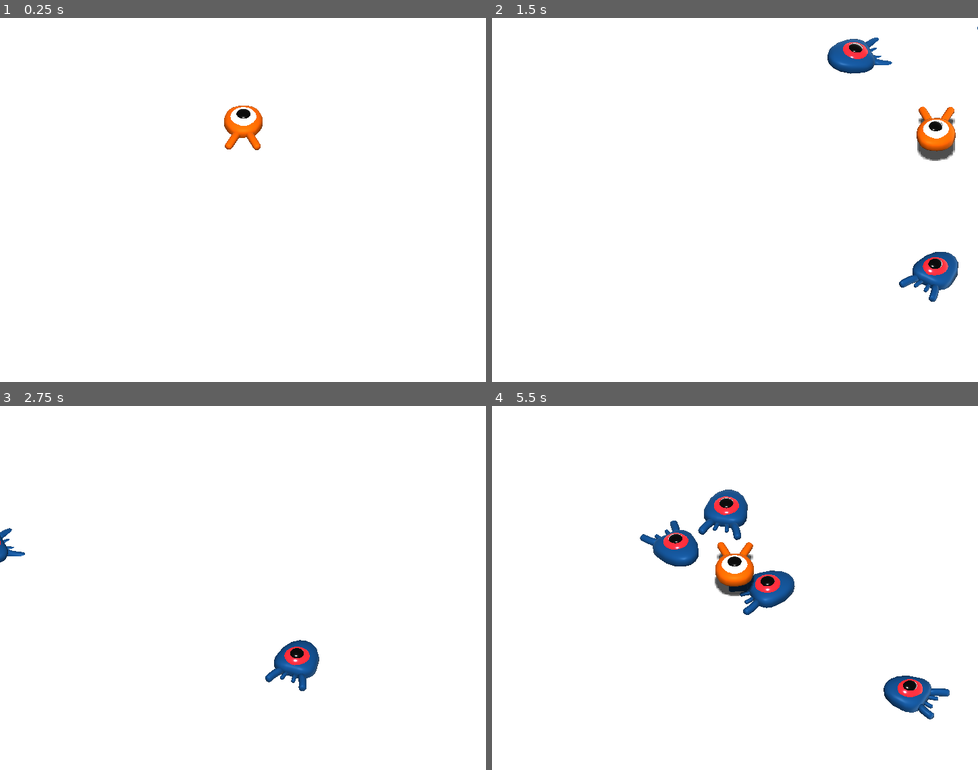
Above: before the commit, frames 1-4 (two rows, left to right).
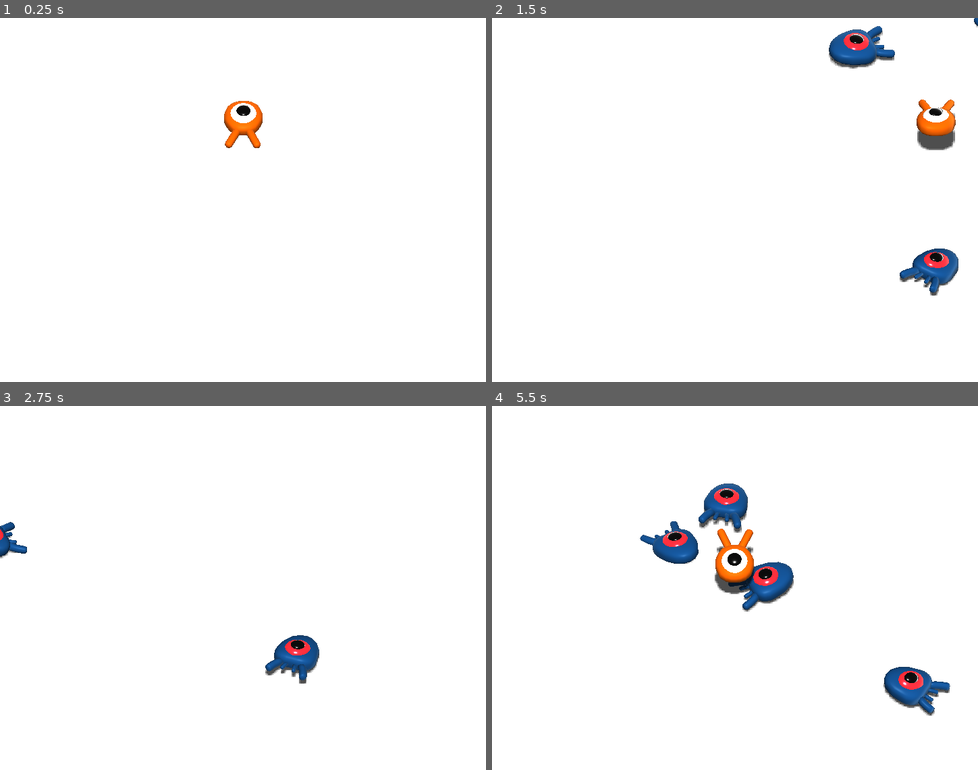
Above: after the commit, the same moments.

Repository: brunolucena/godot-squash-the-creeps-3d
Game: Godot game, scene res://Main.tscn
Two runs of this game, one before a commit and one after it. Both use one fixed random seed, a clock stepped at 60 frames per second and the inputs below.
Inputs:
- Up to frame 1 (0.25 s): no input
- Up to frame 2 (1.5 s): tap Enter (ui_accept) at 0.5 s; hold Right (move_right) 0.53-1.28 s; tap Space (jump) at 0.6, 0.77, 1.07, 1.35 s; hold S (move_back) from 1.28 s (still down)
- Up to frame 3 (2.75 s): tap Space (jump) at 1.52, 1.82, 2.1 s; release S (move_back) at 2.03 s; hold Right (move_right) from 2.03 s (still down)
- Up to frame 4 (5.5 s): release Right (move_right) at 2.78 s; hold W (move_forward) 2.78-3.53 s; tap Space (jump) at 2.85, 3.02, 3.32, 3.6, 3.77, 4.07, 4.35, 4.52, 4.82, 5.1 s; hold Left (move_left) 3.53-5.03 s; hold S (move_back) from 5.03 s (still down)

The runs differ from the first frame. In frame 1, 0.4% of the frame differs, in the area x 46-55%, y 22-37%; in frame 2, 3.0%; in frame 3, 1.2%; in frame 4, 3.9%, in the area x 30-95%, y 21-87%.

Commit message:
Player and Mob, add animations

Diff:
--- a/Mob.gd
+++ b/Mob.gd
@@ -27,7 +27,7 @@
 	velocity = Vector3.FORWARD * random_speed
 	# We then rotate the vector based on the mob's Y rotation to move in the direction it's looking
 	velocity = velocity.rotated(Vector3.UP, rotation.y)
-
+	$AnimationPlayer.playback_speed = random_speed / min_speed
 
 func _on_VisibilityNotifier_screen_exited():
 	queue_free()
--- a/Mob.tscn
+++ b/Mob.tscn
@@ -1,10 +1,39 @@
-[gd_scene load_steps=4 format=2]
+[gd_scene load_steps=5 format=2]
 
 [ext_resource path="res://art/mob.glb" type="PackedScene" id=1]
 [ext_resource path="res://Mob.gd" type="Script" id=2]
 
 [sub_resource type="BoxShape" id=1]
 extents = Vector3( 0.76005, 0.579981, 0.925575 )
+
+[sub_resource type="Animation" id=4]
+resource_name = "float"
+length = 1.2
+loop = true
+tracks/0/type = "value"
+tracks/0/path = NodePath("Pivot/Character:translation")
+tracks/0/interp = 1
+tracks/0/loop_wrap = true
+tracks/0/imported = false
+tracks/0/enabled = true
+tracks/0/keys = {
+"times": PoolRealArray( 0.2, 0.7, 1.2 ),
+"transitions": PoolRealArray( 0.420448, 2.07053, 1 ),
+"update": 0,
+"values": [ Vector3( 0, 0, 0 ), Vector3( 0, 0.65, 0 ), Vector3( 0, 0.35, 0 ) ]
+}
+tracks/1/type = "value"
+tracks/1/path = NodePath("Pivot/Character:rotation_degrees")
+tracks/1/interp = 1
+tracks/1/loop_wrap = true
+tracks/1/imported = false
+tracks/1/enabled = true
+tracks/1/keys = {
+"times": PoolRealArray( 0.1, 0.5, 1.2 ),
+"transitions": PoolRealArray( 0.420448, 0.435275, 1 ),
+"update": 0,
+"values": [ Vector3( 0, 0, 0 ), Vector3( 8, 0, 0 ), Vector3( -9, 0, 0 ) ]
+}
 
 [node name="Mob" type="KinematicBody" groups=["mob"]]
 collision_layer = 2
@@ -14,6 +43,7 @@
 [node name="Pivot" type="Spatial" parent="."]
 
 [node name="Character" parent="Pivot" instance=ExtResource( 1 )]
+transform = Transform( 1, 0, 0, 0, 0.987688, 0.156434, 0, -0.156434, 0.987688, 0, 0.35, 0 )
 
 [node name="CollisionShape" type="CollisionShape" parent="."]
 transform = Transform( 1, 0, 0, 0, 1, 0, 0, 0, 1, 0, 0.459658, 0.154484 )
@@ -23,4 +53,8 @@
 transform = Transform( 1, 0, 0, 0, 1, 0, 0, 0, 1, 0, 0.343677, 0.309139 )
 aabb = AABB( -1.0254, -0.638905, -1.78156, 2.05079, 1.27781, 3.56311 )
 
+[node name="AnimationPlayer" type="AnimationPlayer" parent="."]
+autoplay = "float"
+anims/float = SubResource( 4 )
+
 [connection signal="screen_exited" from="VisibilityNotifier" to="." method="_on_VisibilityNotifier_screen_exited"]
--- a/Player.gd
+++ b/Player.gd
@@ -34,6 +34,9 @@
 	if direction != Vector3.ZERO:
 		direction = direction.normalized()
 		$Pivot.look_at(translation + direction, Vector3.UP)
+		$AnimationPlayer.playback_speed = 4
+	else:
+		$AnimationPlayer.playback_speed = 1
 
 	if is_on_floor() and Input.is_action_just_pressed("jump"):
 		velocity.y += jump_impulse
@@ -58,6 +61,8 @@
 				mob.squash()
 				velocity.y = bounce_impulse
 
+	$Pivot.rotation.x = PI / 6 * velocity.y / jump_impulse
+
 func _on_MobDetector_body_entered(body):
 	die()
 
--- a/Player.tscn
+++ b/Player.tscn
@@ -10,11 +10,68 @@
 radius = 1.16918
 height = 0.216345
 
+[sub_resource type="Animation" id=3]
+length = 0.001
+tracks/0/type = "value"
+tracks/0/path = NodePath("Pivot/Character:translation")
+tracks/0/interp = 1
+tracks/0/loop_wrap = true
+tracks/0/imported = false
+tracks/0/enabled = true
+tracks/0/keys = {
+"times": PoolRealArray( 0 ),
+"transitions": PoolRealArray( 1 ),
+"update": 0,
+"values": [ Vector3( 0, 0, 0 ) ]
+}
+tracks/1/type = "value"
+tracks/1/path = NodePath("Pivot/Character:rotation_degrees")
+tracks/1/interp = 1
+tracks/1/loop_wrap = true
+tracks/1/imported = false
+tracks/1/enabled = true
+tracks/1/keys = {
+"times": PoolRealArray( 0 ),
+"transitions": PoolRealArray( 1 ),
+"update": 0,
+"values": [ Vector3( 0, 0, 0 ) ]
+}
+
+[sub_resource type="Animation" id=4]
+resource_name = "float"
+length = 1.2
+loop = true
+tracks/0/type = "value"
+tracks/0/path = NodePath("Pivot/Character:translation")
+tracks/0/interp = 1
+tracks/0/loop_wrap = true
+tracks/0/imported = false
+tracks/0/enabled = true
+tracks/0/keys = {
+"times": PoolRealArray( 0.2, 0.7, 1.2 ),
+"transitions": PoolRealArray( 0.420448, 2.07053, 1 ),
+"update": 0,
+"values": [ Vector3( 0, 0, 0 ), Vector3( 0, 0.65, 0 ), Vector3( 0, 0.35, 0 ) ]
+}
+tracks/1/type = "value"
+tracks/1/path = NodePath("Pivot/Character:rotation_degrees")
+tracks/1/interp = 1
+tracks/1/loop_wrap = true
+tracks/1/imported = false
+tracks/1/enabled = true
+tracks/1/keys = {
+"times": PoolRealArray( 0.1, 0.5, 1.2 ),
+"transitions": PoolRealArray( 0.420448, 0.435275, 1 ),
+"update": 0,
+"values": [ Vector3( 0, 0, 0 ), Vector3( 8, 0, 0 ), Vector3( -9, 0, 0 ) ]
+}
+
 [node name="Player" type="KinematicBody"]
 collision_mask = 6
 script = ExtResource( 2 )
 
 [node name="Pivot" type="Spatial" parent="."]
+transform = Transform( 1, 0, 0, 0, 1, 0, 0, 0, 1, 0, 0.139473, 0 )
 
 [node name="Character" parent="Pivot" instance=ExtResource( 1 )]
 
@@ -31,4 +88,9 @@
 transform = Transform( 1, 0, 0, 0, 1, 0, 0, 0, 1, 0, 0.412466, 0 )
 shape = SubResource( 2 )
 
+[node name="AnimationPlayer" type="AnimationPlayer" parent="."]
+autoplay = "float"
+anims/RESET = SubResource( 3 )
+anims/float = SubResource( 4 )
+
 [connection signal="body_entered" from="MobDetector" to="." method="_on_MobDetector_body_entered"]
Not shown: 1 places in Player.tscn that only renumber resources
